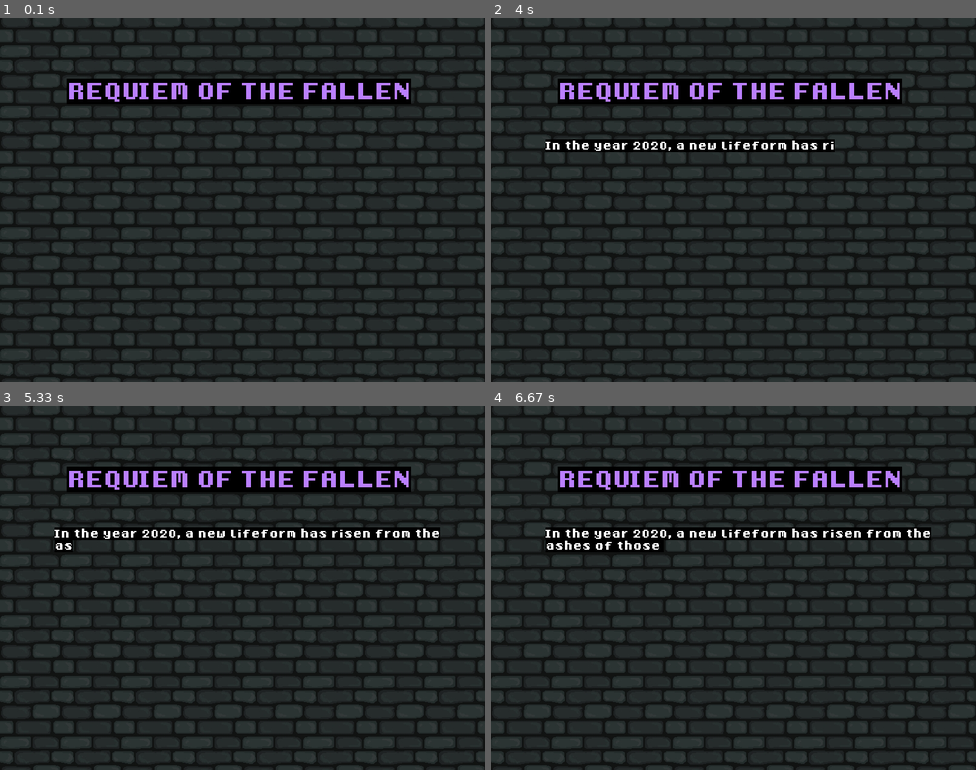
Above: before the commit, frames 1-4 (two rows, left to right).
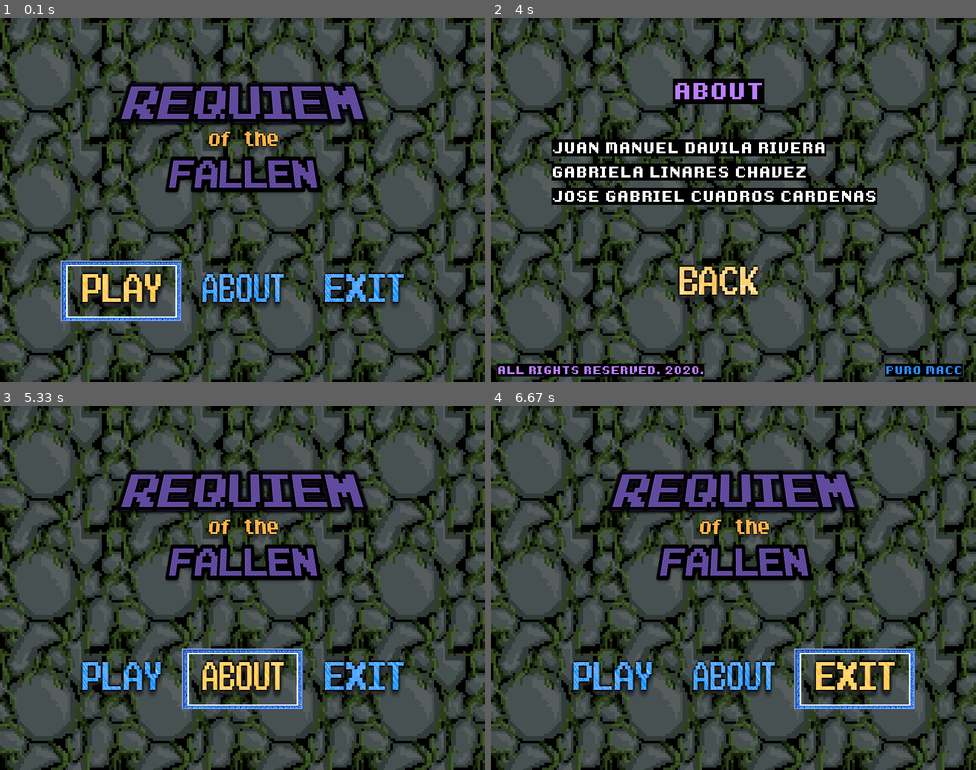
Above: after the commit, the same moments.

Repository: Gabo-TheCreator/MACC_ProyectoProgramacion2020-1
Game: pygame game, started from REQUIEM OF THE FALLEN/main.py
Two runs of this game, one before a commit and one after it. Both use one fixed random seed, a clock stepped at 60 frames per second and the inputs below.
Inputs:
- Up to frame 1 (0.1 s): no input
- Up to frame 2 (4 s): hold Right 0.33-0.8 s; hold Right 0.83-1.38 s; hold Left 1.42-2.05 s; hold Left 2.08-2.75 s; hold Right 2.78-3.47 s; tap Enter at 3.5 s
- Up to frame 3 (5.33 s): tap Enter at 4.3 s; hold Left 4.63-5.1 s; hold Right from 5.13 s (still down)
- Up to frame 4 (6.67 s): release Right at 5.83 s; hold Right 5.87-6.57 s; tap Enter at 6.6 s

The runs differ from the first frame. In frame 1, 77% of the frame differs, in the area x 0-100%, y 0-100%; in frame 2, 76%; in frame 3, 77%; in frame 4, 77%.

Commit message:
MainManager as Singleton

Diff:
--- a/REQUIEM OF THE FALLEN/MainManager.py
+++ b/REQUIEM OF THE FALLEN/MainManager.py
@@ -12,7 +12,18 @@
     screenState: Enums.Screens = None
     session: bool = None
 
+    # Configuration for the singleton
+    __instance = None
+
     def __init__(self, width=0, height=0):
+        # Configuration for the singleton
+        if MainManager.__instance != None:
+            print(self.__instance)
+            # raise Exception("This class is a singleton!")
+        else:
+            MainManager.__instance = self
+
+        # Initialize the screen
         pygame.init()
         pygame.mixer.init()
 
@@ -20,6 +31,12 @@
 
         self.screen = pygame.display.set_mode((width, height))
         pygame.display.set_caption(Constants.generalSettings.screenTitle)
+
+    @staticmethod
+    def getInstance():
+        if MainManager.__instance == None:
+            MainManager()
+        return MainManager.__instance
 
     def initMainMenu(self):
         print("set .mainMenu as actual screen")
@@ -50,12 +67,12 @@
             if thisState == screens.none:
                 self.finishGameSession()
             elif thisState == screens.mainMenu:
-                mainMenu = MainMenu(thisWindow)
+                mainMenu = MainMenu(thisWindow, self)
                 mainMenu.loadView()
             elif thisState == screens.selectName:
                 print("Select name - load view")
             elif thisState == screens.introduction:
-                print("In Game - load view")
+                print("introduction - load view")
                 introduction = Introduction(thisWindow)
                 introduction.loadView()
             elif thisState == screens.about:
--- a/REQUIEM OF THE FALLEN/MainMenu.py
+++ b/REQUIEM OF THE FALLEN/MainMenu.py
@@ -6,69 +6,89 @@
 from enums import Enums
 from pygame.locals import *
 
-
 class MainMenu(ScreenProtocol):
-
     screen: pygame.surface = None
     common = Common
     cons = Constants
+    mainManager = None
 
     buttonsInteractor = MainMenuButtonsInteractor()
 
-
-    def __init__(self, screen):
+    def __init__(self, screen, mainManager = None):
         # Initialize Screen
         self.screen = screen
+        self.reloadViewsForSelectedButtonInIndex(self.buttonsInteractor.buttonIndex, True)
+        if mainManager == None:
+            print("Exit")
+        else:
+            self.mainManager = mainManager
 
     def loadView(self):
-        # Initialize
+        while True:
+            # Initialize
+            event = pygame.event.wait()
+            if event.type == KEYDOWN:
+                key = event.key
+                if key == K_LEFT:
+                    print("Key left")
+                    self.buttonsInteractor.buttonIndex = self.buttonsInteractor.validateNewIndexPosition(
+                        self.buttonsInteractor.buttonIndex,
+                        Enums.MainMenu.directions.left)
+                    self.reloadViewsForSelectedButtonInIndex(self.buttonsInteractor.buttonIndex, True)
+                elif key == K_RIGHT:
+                    print("Key Right")
+                    self.buttonsInteractor.buttonIndex = self.buttonsInteractor.validateNewIndexPosition(
+                        self.buttonsInteractor.buttonIndex,
+                        Enums.MainMenu.directions.right)
+                    self.reloadViewsForSelectedButtonInIndex(self.buttonsInteractor.buttonIndex, True)
+                elif key == K_RETURN:
+                    if self.redirectToScreen(self.buttonsInteractor.buttonIndex):
+                        print("Finishing this session")
+                        break
+                    else:
+                        print("Could not finish the session")
+
+            pygame.display.update()
+
+    def reloadViewsForSelectedButtonInIndex(self, newIndex, withSound):
+
+        # Unselected Views
         self.screen.blit(self.common.bg_tit, (0, 0))
         self.screen.blit(self.common.title, ((self.cons.generalSettings.screenWidth / 2) - 216, 100))
         self.screen.blit(self.common.PLAY_n, (125, 412.5))
         self.screen.blit(self.common.ABOUT_n, (325, 412.5))
         self.screen.blit(self.common.EXIT_n, (525, 412.5))
 
-        event = pygame.event.wait()
-        if event.type == KEYDOWN:
-            key = event.key
-            if key == K_LEFT:
-                print("Key left")
-                self.buttonsInteractor.buttonIndex = self.buttonsInteractor.validateNewIndexPosition(self.buttonsInteractor.buttonIndex,
-                                                                                                     Enums.MainMenu.directions.left)
-                print(self.buttonsInteractor.buttonIndex)
-            elif key == K_RIGHT:
-                print("Key Right")
-                self.buttonsInteractor.buttonIndex = self.buttonsInteractor.validateNewIndexPosition(self.buttonsInteractor.buttonIndex,
-                                                                                                     Enums.MainMenu.directions.right)
-                print(self.buttonsInteractor.buttonIndex)
-            elif key == K_RETURN:
-                print("Enter xd")
+        if withSound:
+            self.common.EndLine.play()
 
-    def reloadSelectedButtonInIndex(self,newIndex):
-        print("Update with to focus on index ~>")
-        print(newIndex)
+        selectedButton = self.buttonsInteractor.buttons[newIndex]
 
-        # if left:
-        #     index -= 1
-        #     if index < 0:
-        #         index = 2
-        # elif right:
-        #     index += 1
-        #     if index > 2:
-        #         index = 0
-        # if index == 0:
-        #     win.blit(awa, (100, 400))
-        #     win.blit(PLAY_s, (125, 412.5))
-        #     x = 100
-        # elif index == 1:
-        #     win.blit(awa, (300, 400))
-        #     win.blit(ABOUT_s, (325, 412.5))
-        #     x = 300
-        # elif index == 2:
-        #     win.blit(awa, (500, 400))
-        #     win.blit(EXIT_s, (525, 412.5))
-        #     x = 500
-        # else:
-        #     win.blit(awa, (x, 400))
-        #     # Aquí la 'x' es para dejar el cuadro de selección en la coordenada x anterior
-        # pygame.display.update()
+        if selectedButton == self.buttonsInteractor.buttons[0]:
+            print("Play")
+            self.screen.blit(self.common.awa, (100, 400))
+            self.screen.blit(self.common.PLAY_s, (125, 412.5))
+        elif selectedButton == self.buttonsInteractor.buttons[1]:
+            print("About")
+            self.screen.blit(self.common.awa, (300, 400))
+            self.screen.blit(self.common.ABOUT_s, (325, 412.5))
+
+        elif selectedButton == self.buttonsInteractor.buttons[2]:
+            print("Exit")
+            self.screen.blit(self.common.awa, (500, 400))
+            self.screen.blit(self.common.EXIT_s, (525, 412.5))
+
+    def redirectToScreen(self,screenIndex):
+        # -screenIndex: is the index that we should go to based on all the buttons indexes
+
+        if screenIndex == 0: #PLAY
+            print("Play")
+            return True
+        elif screenIndex == 1: #ABOUT
+            self.mainManager.initAbout()
+            return True
+        elif  screenIndex == 2: #EXIT
+            print("Exit")
+            return True
+
+        return False
--- a/REQUIEM OF THE FALLEN/Utils.py
+++ b/REQUIEM OF THE FALLEN/Utils.py
@@ -23,8 +23,8 @@
     x, y = coords
     char = ""
     letter = 0
-    if shouldBeep:
-        common.Beep.play()
+    # if shouldBeep:
+        # common.Beep.play()
 
     for _ in range(len(text)):
         pygame.event.pump()  ## this is very important if your event queue is not handled properly elsewhere. Alternativly pygame.event.pump() would work.
@@ -36,14 +36,15 @@
         pygame.display.update(textrect)
 
         letter += 1
-        if letter % 8 == 0:
-            if shouldBeep:
-                common.Beep.play()
+        # if letter % 8 == 0:
+            # if shouldBeep:
+                # common.Beep.play()
 
-    if shouldBeep:
-        common.EndLine.play()
+    # if shouldBeep:
+        # common.EndLine.play()
 
 # ======= PLAY MUSIC =========================================================
 def music(song, times): #Añadir música
+    print("PLaying music")
     pygame.mixer.music.load(constants.musica.mus+song)
     pygame.mixer.music.play(times)
--- a/REQUIEM OF THE FALLEN/about.py
+++ b/REQUIEM OF THE FALLEN/about.py
@@ -19,22 +19,26 @@
 
     def loadView(self):
         # Initialize
-        self.screen.blit(self.common.bg_tit, (0, 0))
-        drawText(self.screen, "ABOUT", (300,100), self.cons.colors.lightPurple, self.cons.colors.trasparent,60,0.2,
-                   Enums.TextAnimations.typewriter)
-        drawText(self.screen, "JUAN MANUEL DAVILA RIVERA", (100, 200), self.cons.colors.white, self.cons.colors.trasparent, 40, 0.1,
-                   Enums.TextAnimations.typewriter)
-        drawText(self.screen, "GABRIELA LINARES CHAVEZ", (100, 240), self.cons.colors.white, self.cons.colors.trasparent, 40, 0.1,
-                 Enums.TextAnimations.typewriter)
-        drawText(self.screen, "JOSE GABRIEL CUADROS CARDENAS", (100, 280), self.cons.colors.white, self.cons.colors.trasparent, 40, 0.1,
-                 Enums.TextAnimations.typewriter)
-        drawText(self.screen, "ALL RIGHTS RESERVED. 2020.", (10, 570), self.cons.colors.lightPurple, self.cons.colors.trasparent, 30, 0.1,
-                 Enums.TextAnimations.none)
-        drawText(self.screen, "PURO MACC", (650, 570), self.cons.colors.cyan, self.cons.colors.trasparent, 30, 0.1,
-                 Enums.TextAnimations.none)
-        self.screen.blit(Common.BACK_s, (300, 400))
-        pygame.display.update()
         while True:
+            self.screen.blit(self.common.bg_tit, (0, 0))
+
+            drawText(self.screen, "ABOUT", (300, 100), self.cons.colors.lightPurple, self.cons.colors.trasparent, 60, 2,
+                     Enums.TextAnimations.typewriter)
+            drawText(self.screen, "JUAN MANUEL DAVILA RIVERA", (100, 200), self.cons.colors.white,
+                     self.cons.colors.trasparent, 40, 1, Enums.TextAnimations.typewriter)
+            drawText(self.screen, "GABRIELA LINARES CHAVEZ", (100, 240), self.cons.colors.white,
+                     self.cons.colors.trasparent, 40, 1, Enums.TextAnimations.typewriter)
+            drawText(self.screen, "JOSE GABRIEL CUADROS CARDENAS", (100, 280), self.cons.colors.white,
+                     self.cons.colors.trasparent, 40, 1, Enums.TextAnimations.typewriter)
+            drawText(self.screen, "ALL RIGHTS RESERVED. 2020.", (10, 570), self.cons.colors.lightPurple,
+                     self.cons.colors.trasparent, 30, 1, Enums.TextAnimations.none)
+            drawText(self.screen, "PURO MACC", (650, 570), self.cons.colors.cyan, self.cons.colors.trasparent, 30, 1,
+                     Enums.TextAnimations.none)
+            self.screen.blit(Common.BACK_s, (300, 400))
+            pygame.display.update()
+
+            pygame.event.clear() #Clear all the queued elements that were loaded in the mean while the text was getting drawed
+
             event = pygame.event.wait()
             if event.type == KEYDOWN:
                 key = event.key
@@ -44,5 +48,6 @@
                     break
 
 
-def loadData(self):
+
+    def loadData(self):
         print("loadData")
--- a/REQUIEM OF THE FALLEN/introduction.py
+++ b/REQUIEM OF THE FALLEN/introduction.py
@@ -46,5 +46,5 @@
                     break
 
 
-def loadData(self):
+    def loadData(self):
         print("loadData")
--- a/REQUIEM OF THE FALLEN/main.py
+++ b/REQUIEM OF THE FALLEN/main.py
@@ -1,9 +1,6 @@
 from MainManager import MainManager
 from Constantes import Constants
 
-mainManager = MainManager(Constants.generalSettings.screenWidth,
-                          Constants.generalSettings.screenHeight)
-#mainManager.initMainMenu()
-#mainManager.initAbout()
-mainManager.initIntroduction()
+mainManager = MainManager(Constants.generalSettings.screenWidth, Constants.generalSettings.screenHeight)
+mainManager.initMainMenu()
 mainManager.startGameSession()
